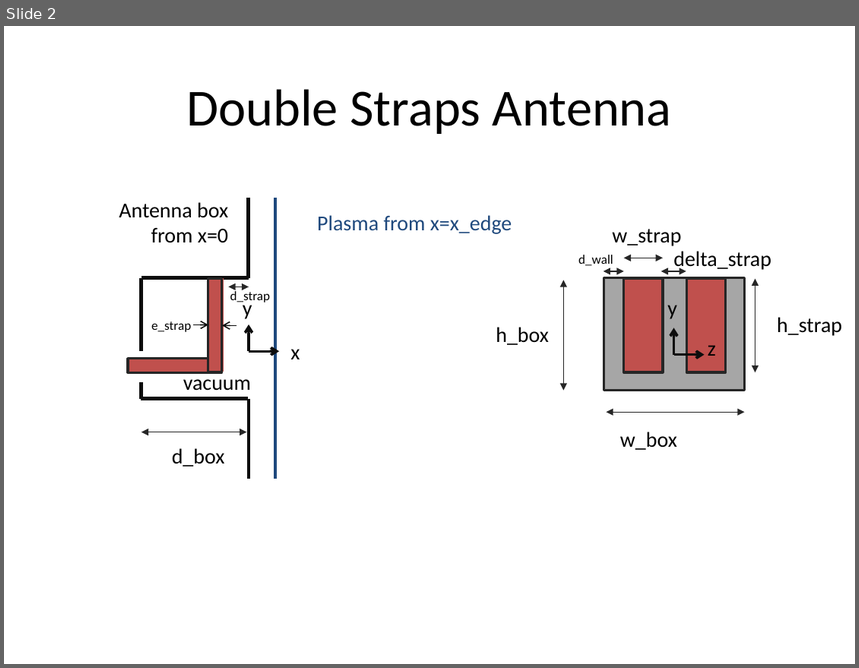
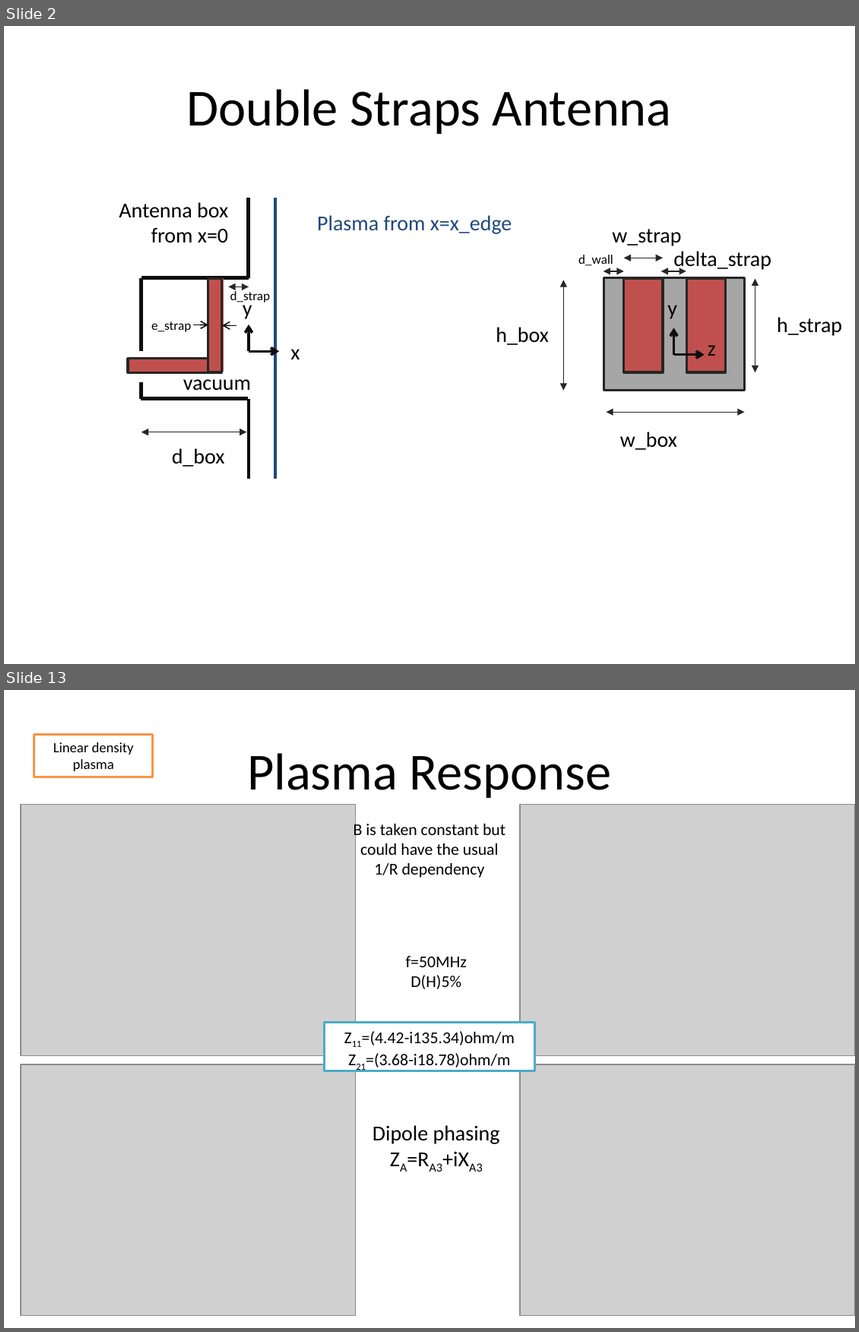
Before and after one commit to jhillairet/SOFT2018_Cold_Plasma_Modeling, a slide deck: Test Configurations/Test Geometries.pptx. Shown one above the other, each under a label of ours: slide 2 before the commit, slides 2 and 13 after it; the slides between them are not shown. The pictures are 859x668 and 859x1332 pixels, drawn with LibreOffice and Linux fonts; fonts in the diff are those of the drawing; grey boxes stand for pictures. Boxes give left, top, right and bottom in pixels: in the first picture for what was removed or moved away, otherwise in the second. Text is boxed around its words. In the diff, an @@ line names an element or a change of style, - is before the commit and + after.

```diff
--- a/Test Configurations/Test Geometries.pptx
+++ b/Test Configurations/Test Geometries.pptx
@@ slide 13 added at (4, 690, 855, 1328), background #FFFFFF @@
@@ rectangle added at (34, 734, 153, 777), fill #FFFFFF, outline #F79646 2 pt, 12 pt, text #000000 @@
+Linear density plasma
@@ title added at (247, 753, 611, 798), 44 pt, text #000000 @@
+Plasma Response
@@ picture added at (21, 805, 357, 1056) @@
@@ text added at (354, 821, 506, 878), 14 pt, text #000000 @@
+B is taken constant but could have the usual 1/R dependency
@@ picture added at (520, 805, 855, 1056) @@
@@ text added at (406, 956, 467, 989), 14 pt, text #000000 @@
+f=50MHz
+D(H)5%
@@ rectangle added at (324, 1023, 534, 1072), fill #FFFFFF, outline #4BACC6 2 pt, 14 pt, text #000000 @@
+Z11=(4.42-i135.34)ohm/m
+Z21=(3.68-i18.78)ohm/m
@@ picture added at (21, 1065, 357, 1315) @@
@@ picture added at (520, 1065, 855, 1315) @@
@@ text added at (373, 1125, 500, 1144), 18 pt, text #000000 @@
+Dipole phasing
+ZA=RA3+iXA3
```
Also in this commit, not shown: 2 slides changed, 9 other slides added, 1 other file.
